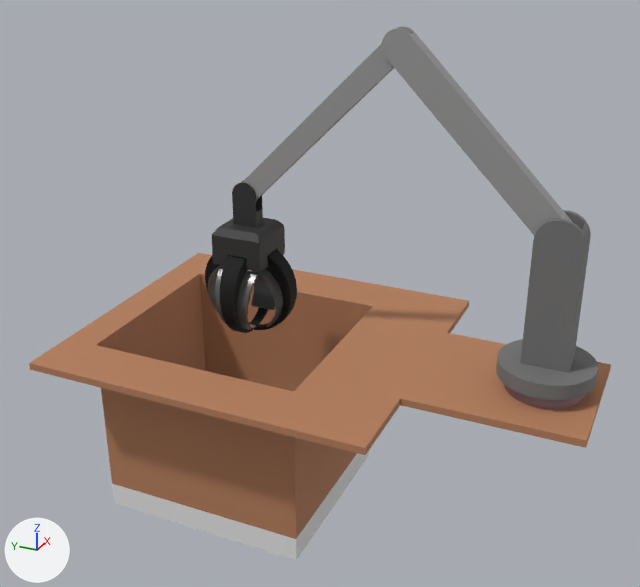
Before and after pictures for a commit that changed the glTF model public/assets/excavator.glb.
Camera for both pictures: a 50 mm lens placed at (-0.502, -0.484, 0.876), pointed at (0.51, -0.028, 0.37). Arrows for +X, +Y and +Z are at lower left; the lights stay in place.

Objects in the first picture: 'arm-jaws', 'arm-rotating-platform', 'base', 'jaw-1', 'jaw-3', 'jaws', 'rotating-platform'.
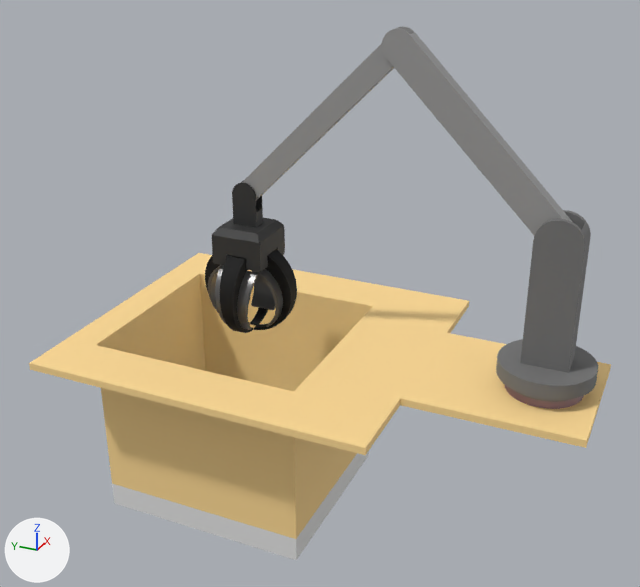
Boxes (x1, y1, x2, y2) around the edits, measured in the pictures (640 x 587 px):
'base', recoloured
    both: (29, 253, 611, 542)

The change, as a diff of the scene's bpy script:
```diff
--- a/public/assets/excavator.glb.py
+++ b/public/assets/excavator.glb.py
@@ mat_base @@
 mat_base = principled_material('base')
-mat_base.base_color = (0.491, 0.227, 0.117)  # orange #ba8360
+mat_base.base_color = (1.0, 0.708, 0.301)  # beige #ffdb95
 mat_base.metallic = 0.15
```
